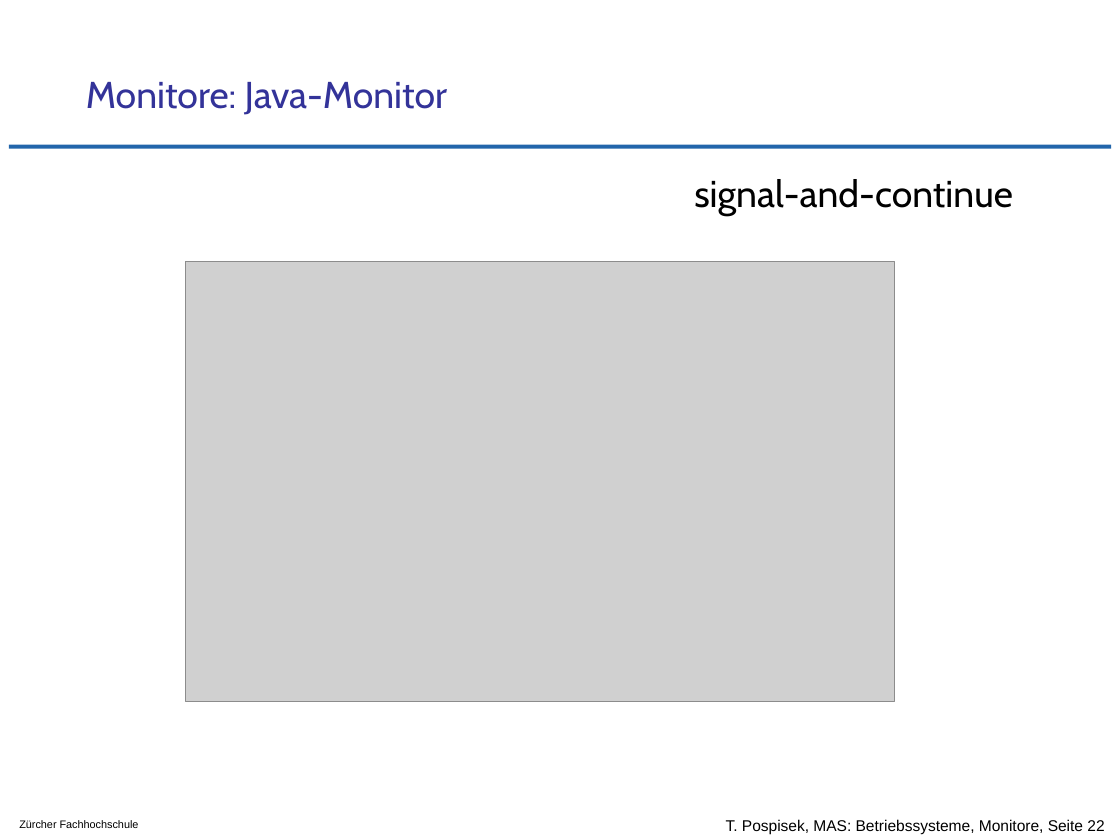
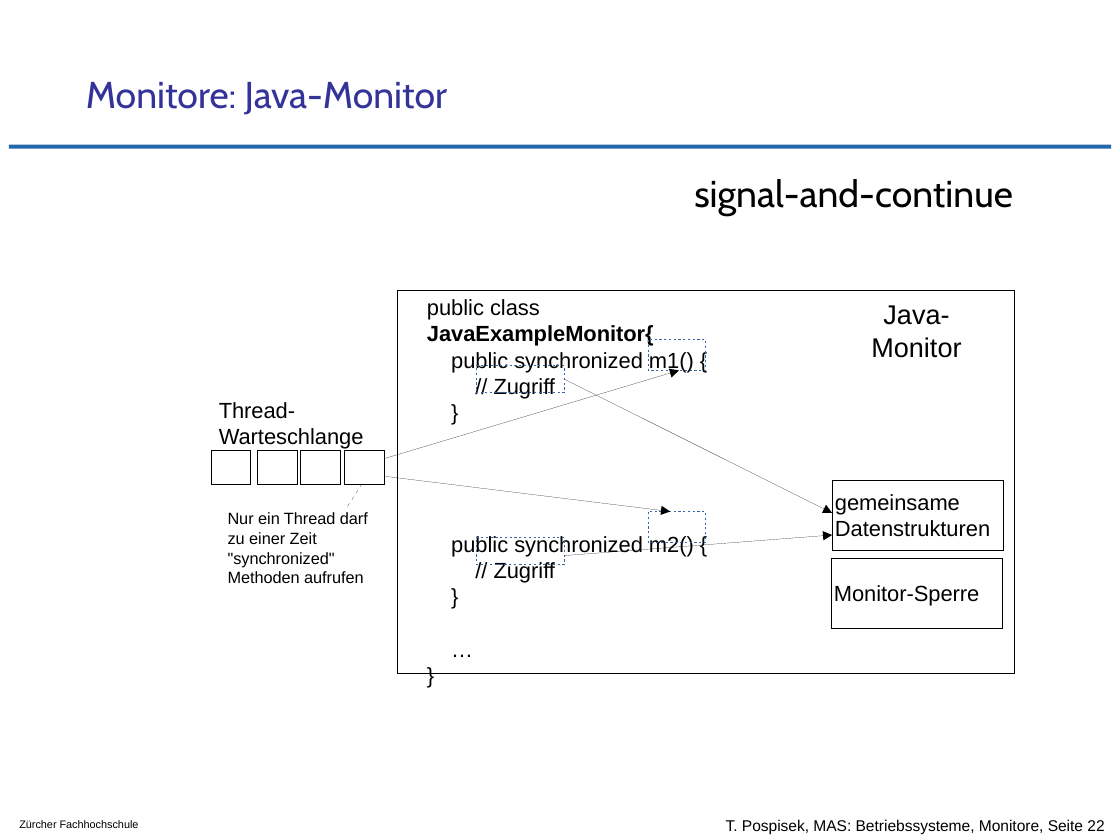
Before and after one commit to tpo/betriebssysteme, a slide deck: slide 22 of 08_Koordination_und_Synchronisation_Monitore.odp. Drawn at 1120x840 pixels with LibreOffice and Linux fonts; fonts in the diff are those of the drawing; grey boxes stand for pictures; background and template pictures are left out. Boxes give left, top, right and bottom in pixels: in the first picture for what was removed or moved away, otherwise in the second. Text is boxed around its words. In the diff, an @@ line names an element or a change of style, - is before the commit and + after.

```diff
--- a/08_Koordination_und_Synchronisation_Monitore.odp
+++ b/08_Koordination_und_Synchronisation_Monitore.odp
@@ picture removed at (185, 261, 894, 701) @@
@@ freeform shape added at (396, 290, 1014, 673), outline #000000 0.09 pt @@
@@ text added at (427, 299, 694, 583), 14.1 pt, text #000000 @@
+public class
+JavaExampleMonitor{
+public synchronized m1() {
+// Zugriff
+}
+public synchronized m2() {
+// Zugriff
+}
+…
+}
@@ text added at (883, 305, 949, 325), 17.4 pt, text #000000 @@
+Java-
@@ rectangle added at (648, 339, 706, 371), outline #3465A4 0 pt dashed @@
@@ text added at (871, 337, 961, 358), 17.4 pt, text #000000 @@
+Monitor
@@ arrow added from (384, 458) to (679, 371), #000000 0 pt @@
@@ rectangle added at (476, 366, 564, 393), outline #3465A4 0 pt dashed @@
@@ arrow added from (564, 380) to (832, 513), #000000 0 pt @@
@@ text added at (219, 402, 364, 449), 14.1 pt, text #000000 @@
+Thread-
+Warteschlange
@@ freeform shape added at (211, 449, 250, 483), outline #000000 0.09 pt @@
@@ freeform shape added at (256, 449, 297, 483), outline #000000 0.09 pt @@
@@ freeform shape added at (300, 449, 340, 483), outline #000000 0.09 pt @@
@@ freeform shape added at (345, 449, 385, 483), outline #000000 0.09 pt @@
@@ arrow added from (384, 476) to (670, 512), #000000 0 pt @@
@@ line added from (349, 503) to (347, 506), #000000 0.09 pt @@
@@ line added from (354, 496) to (352, 500), #000000 0.09 pt @@
@@ line added from (358, 491) to (356, 493), #000000 0.09 pt @@
@@ line added from (362, 484) to (360, 487), #000000 0.09 pt @@
@@ freeform shape added at (832, 480, 1004, 550), outline #000000 0.09 pt @@
@@ text added at (835, 494, 960, 515), 14.1 pt, text #000000 @@
+gemeinsame
@@ text added at (228, 512, 368, 583), 10.5 pt, text #000000 @@
+Nur ein Thread darf zu einer Zeit "synchronized" Methoden aufrufen
@@ rectangle added at (476, 538, 564, 564), outline #3465A4 0 pt dashed @@
@@ arrow added from (564, 556) to (832, 535), #000000 0 pt @@
@@ rectangle added at (648, 512, 706, 543), outline #3465A4 0 pt dashed @@
@@ text added at (835, 520, 990, 537), 14.1 pt, text #000000 @@
+Datenstrukturen
@@ freeform shape added at (831, 558, 1002, 627), outline #000000 0.09 pt @@
@@ text added at (834, 585, 980, 606), 14.1 pt, text #000000 @@
+Monitor-Sperre
```
Also in this commit, not shown: 13 other slides changed.
